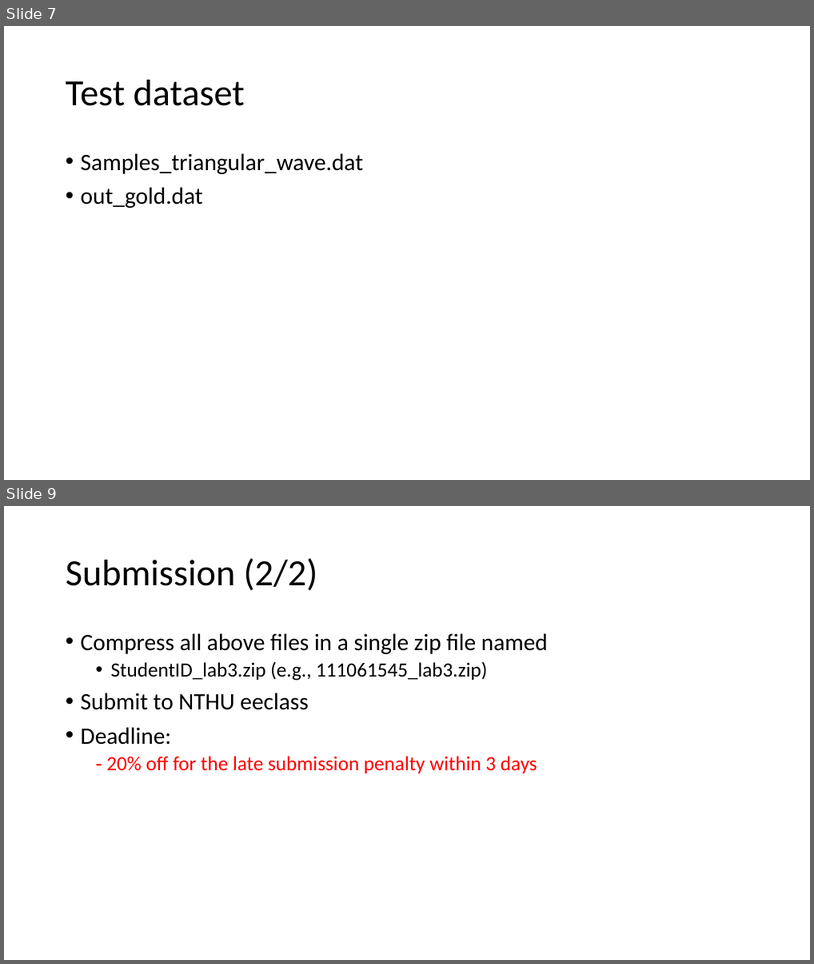
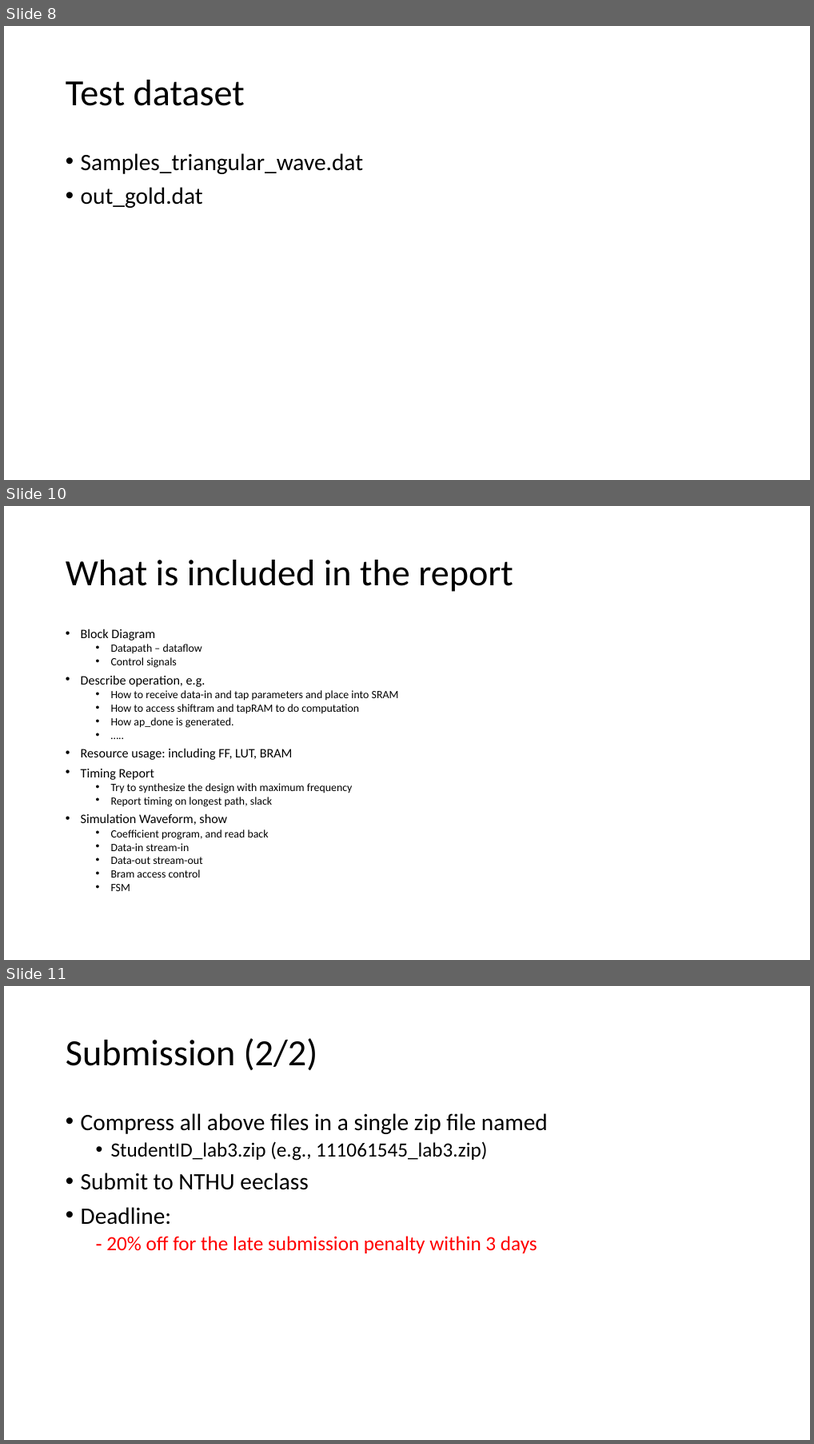
Before and after one commit to ZheChen-Bill/lab3_workbook, a slide deck: submission_Caravel SOC User Project (FIR).pptx. Shown one above the other, each under a label of ours: slides 7 and 9 before the commit, slides 8, 10 and 11 after it; the slides between them are not shown. The pictures are 814x964 and 814x1444 pixels, drawn with LibreOffice and Linux fonts; fonts in the diff are those of the drawing. Boxes give left, top, right and bottom in pixels: in the first picture for what was removed or moved away, otherwise in the second. Text is boxed around its words. In the diff, an @@ line names an element or a change of style, - is before the commit and + after.

```diff
--- a/submission_Caravel SOC User Project (FIR).pptx
+++ b/submission_Caravel SOC User Project (FIR).pptx
@@ slide 10 added at [4,506,810,960], background #FFFFFF @@
@@ title added at [66,560,514,592], 44 pt, text #000000 @@
+What is included in the report
@@ text added at [81,628,399,891], 13.2 pt, text #000000 @@
+• Block Diagram
+  • Datapath – dataflow
+  • Control signals
+• Describe operation, e.g.
+  • How to receive data-in and tap parameters and place into SRAM
+  • How to access shiftram and tapRAM to do computation
+  • How ap_done is generated.
+  • …..
+• Resource usage: including FF, LUT, BRAM
+• Timing Report
+  • Try to synthesize the design with maximum frequency
+  • Report timing on longest path, slack
+• Simulation Waveform, show
+  • Coefficient program, and read back
+  • Data-in stream-in
+  • Data-out stream-out
+  • Bram access control
+  • FSM
@@ what was slide 7 is now slide 8 @@
@@ what was slide 9 is now slide 11 @@
```
Also in this commit, not shown: 3 slides changed, 1 other slide added.
